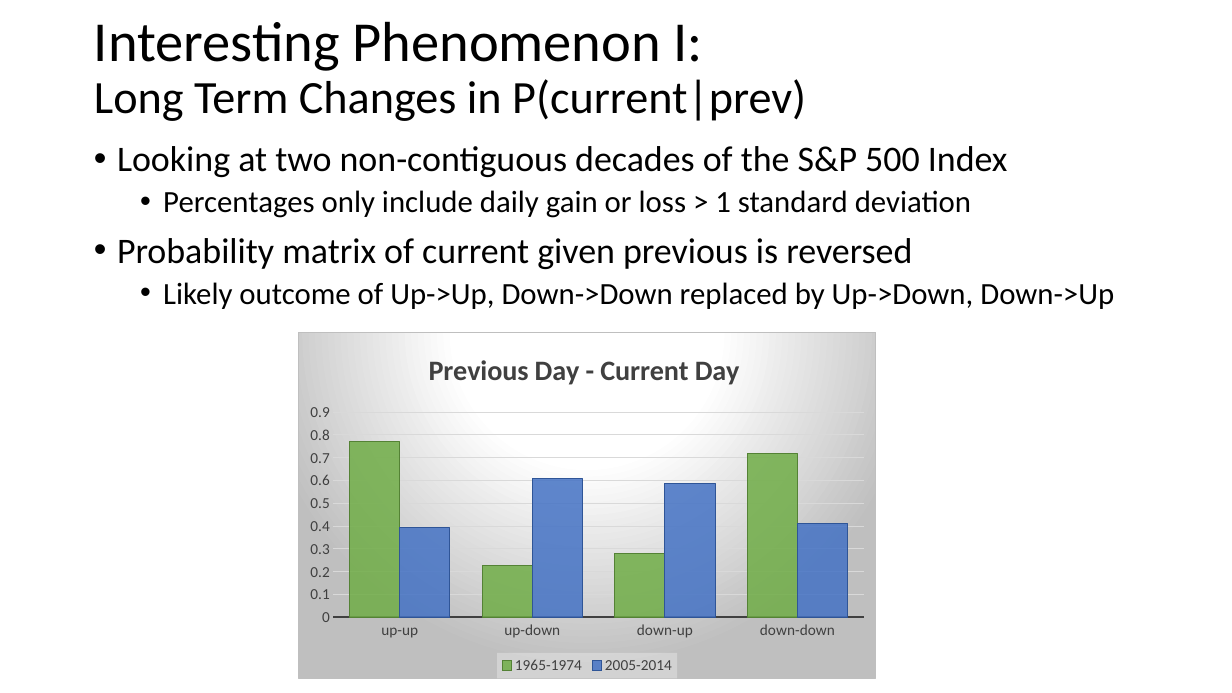
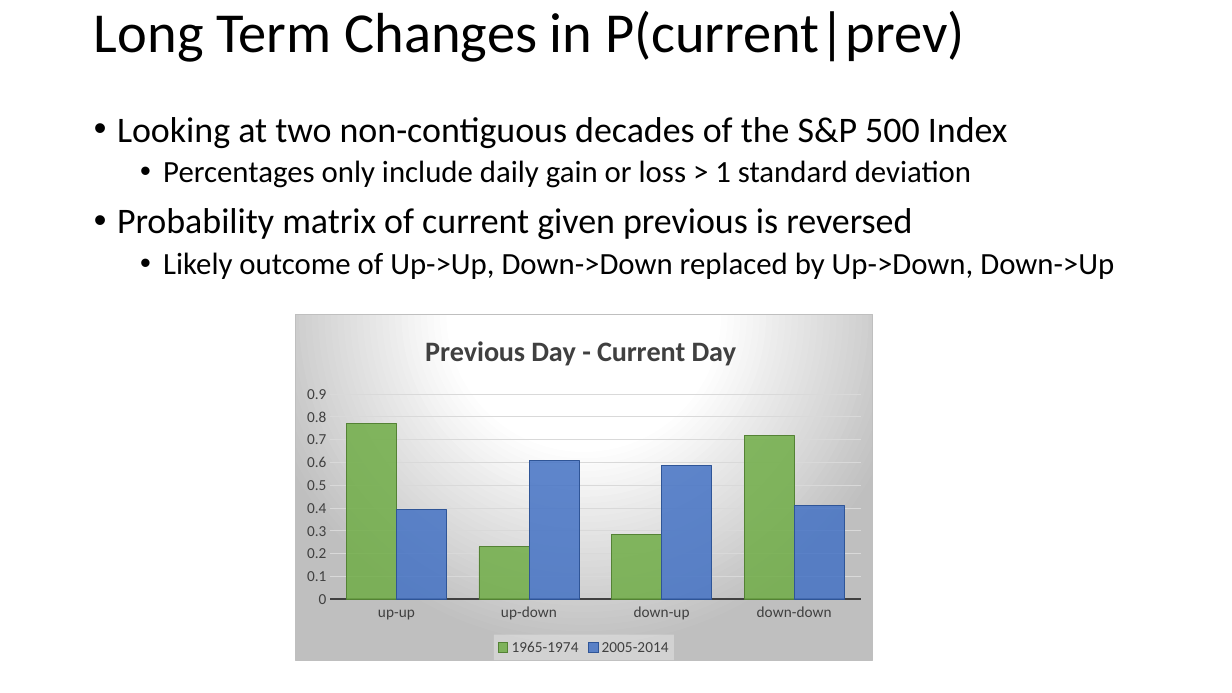
Before and after one commit to smccaula/LSSP_Hackathon, a slide deck: slide 5 of slides/hackathon.pptx. Drawn at 1232x693 pixels with LibreOffice and Linux fonts; fonts in the diff are those of the drawing. Boxes give left, top, right and bottom in pixels: in the first picture for what was removed or moved away, otherwise in the second. Text is boxed around its words. In the diff, an @@ line names an element or a change of style, - is before the commit and + after.

```diff
--- a/slides/hackathon.pptx
+++ b/slides/hackathon.pptx
@@ title at [94, 11, 964, 62]: text changed; size 36 to 44 pt @@
-Interesting Phenomenon I:
-Long Term Changes in P(current|prev)
+Long Term Changes in P(current|prev)
@@ text "Looking at two non-contiguous decades ...": place and size @@
-text "Looking at two non-contiguous decades ..." at [117, 146, 1114, 309]
+text "Looking at two non-contiguous decades ..." at [117, 117, 1114, 279]
@@ column chart: place and size @@
-column chart at [299, 333, 876, 679]
+column chart at [295, 314, 872, 661]
```
Also in this commit, not shown: 4 other slides changed, 1 slide added, 1 slide removed.
